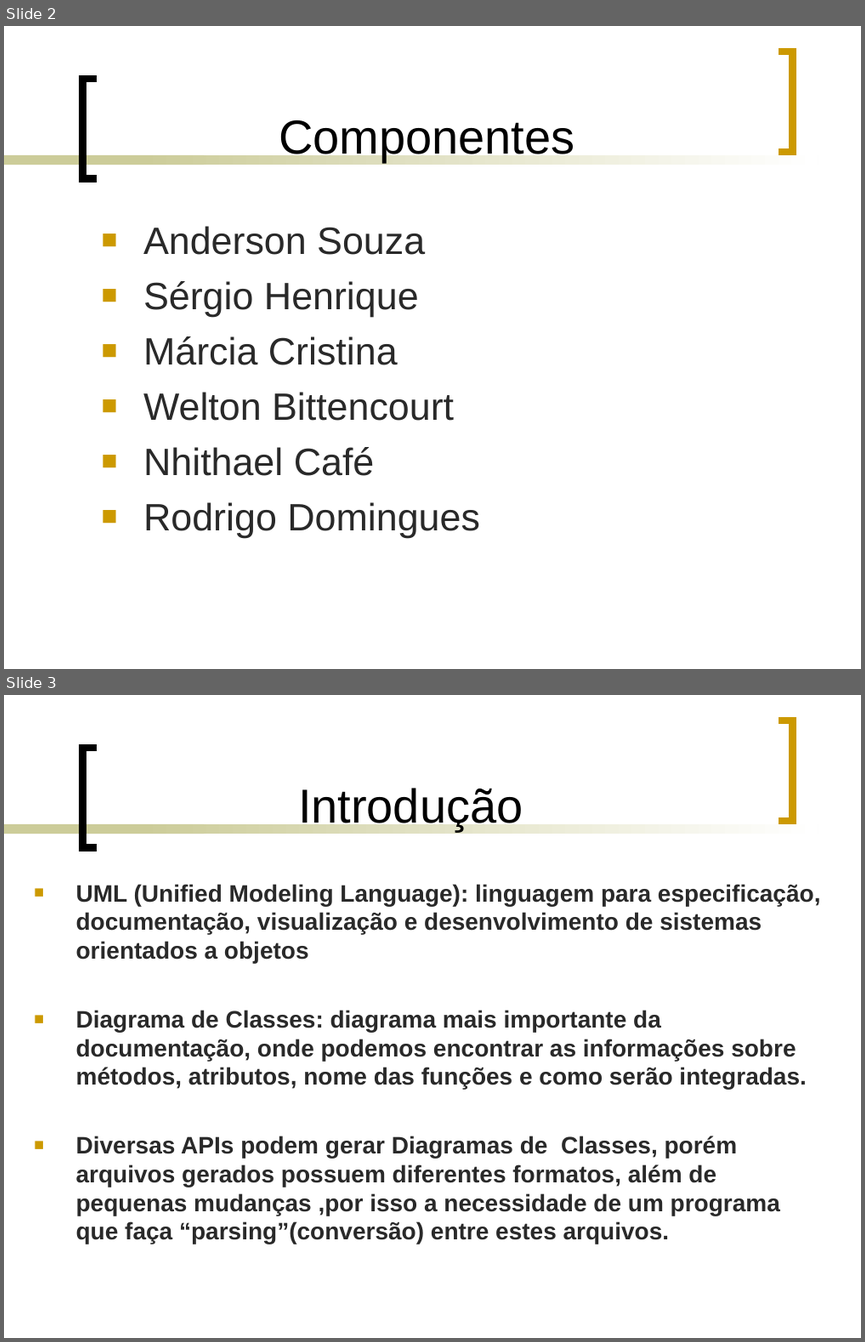
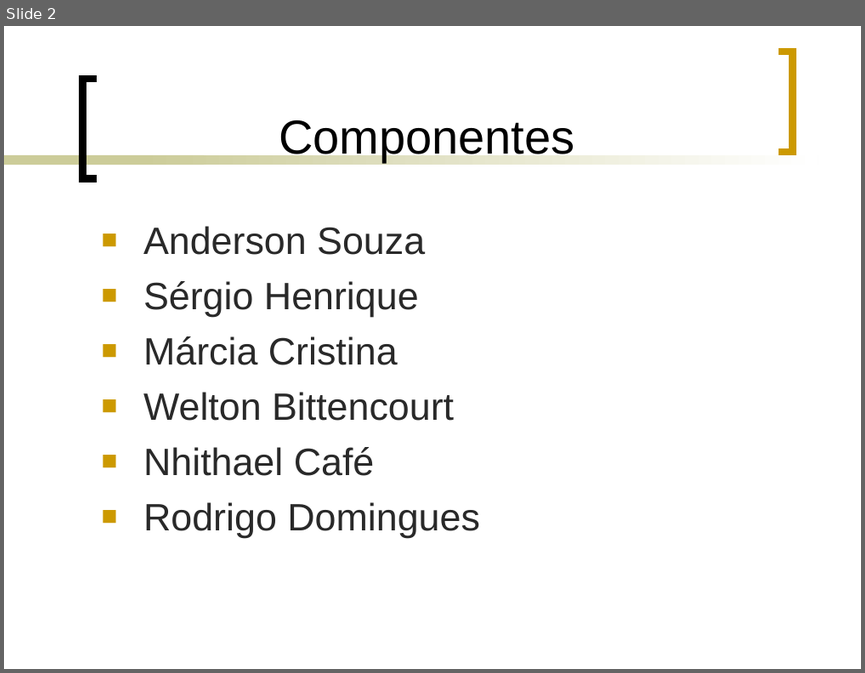
Before and after one commit to ms-uerj/conversoruml, a slide deck: apresentação/Equipe Parseros.ppt. Shown one above the other, each under a label of ours: slides 2 and 3 before the commit, slide 2 after it. The pictures are 865x1342 and 865x673 pixels, drawn with LibreOffice and Linux fonts; fonts in the diff are those of the drawing. Boxes give left, top, right and bottom in pixels: in the first picture for what was removed or moved away, otherwise in the second. Text is boxed around its words. In the diff, an @@ line names an element or a change of style, - is before the commit and + after.

Commit message:
Apresentação atualizada para o 2º seminário.

```diff
--- a/apresentação/Equipe Parseros.ppt
+++ b/apresentação/Equipe Parseros.ppt
@@ slide 3 removed at <box>4,695,861,1338</box>, background #FFFFFF; not listed: 4 template elements that a slide beside it also shows @@
@@ title removed at <box>298,788,522,830</box> @@
-Introdução
@@ text removed at <box>76,884,821,1243</box> @@
-■ UML (Unified Modeling Language): linguagem para especificação, documentação, visualização e desenvolvimento de sistemas orientados a objetos
-■ Diagrama de Classes: diagrama mais importante da documentação, onde podemos encontrar as informações sobre métodos, atributos, nome das funções e como serão integradas.
-■ Diversas APIs podem gerar Diagramas de Classes, porém arquivos gerados possuem diferentes formatos, além de pequenas mudanças ,por isso a necessidade de um programa que faça “parsing”(conversão) entre estes arquivos.
```
Also in this commit, not shown: 6 slides changed, 6 slides added, 2 other slides removed.
